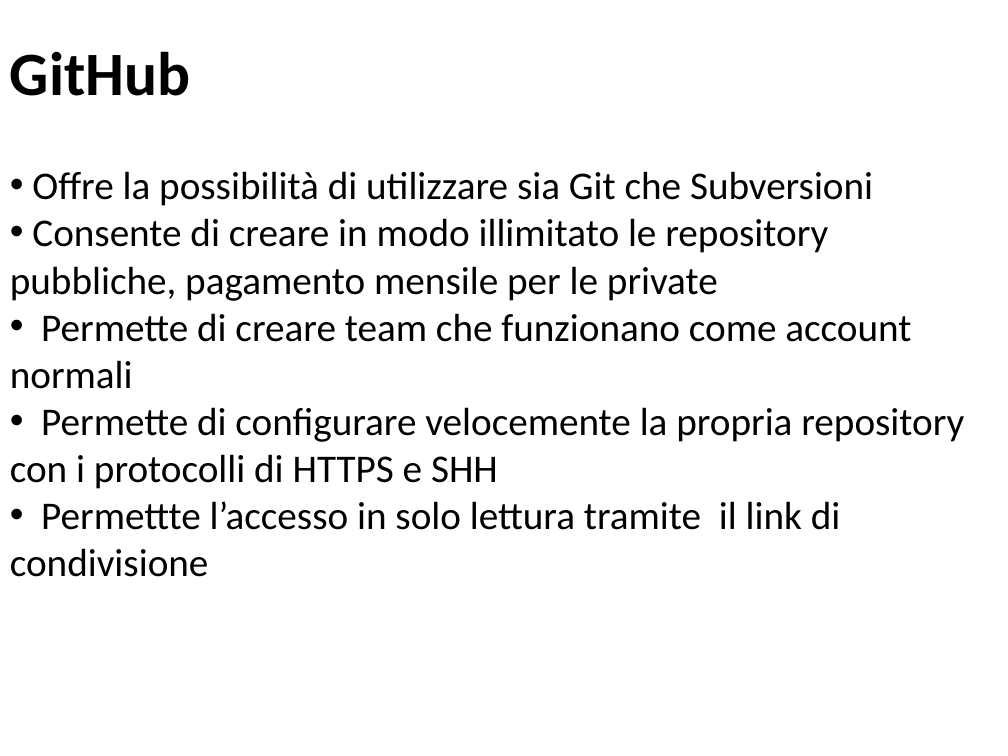
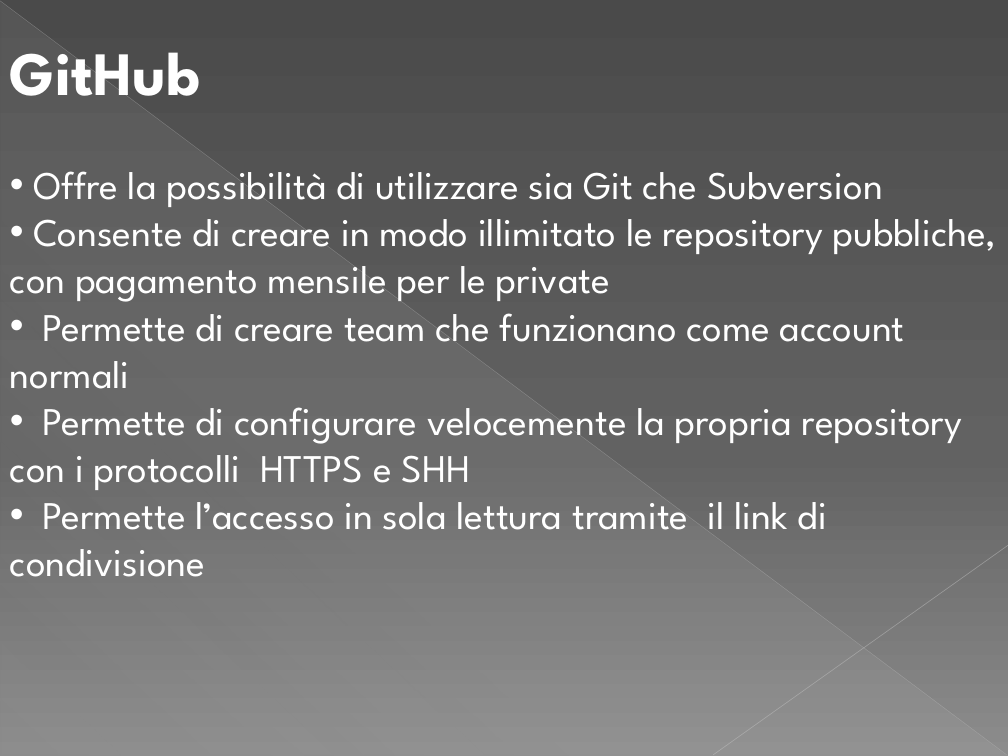
Before and after one commit to IlPep/PresentazioneLaurea, a slide deck: slide 14 of Presentazione tesi.pptx (slide 13 before the commit). Drawn at 1008x756 pixels with LibreOffice and Linux fonts; fonts in the diff are those of the drawing. Boxes give left, top, right and bottom in pixels: in the first picture for what was removed or moved away, otherwise in the second. Text is boxed around its words. In the diff, an @@ line names an element or a change of style, - is before the commit and + after.

```diff
--- a/Presentazione tesi.pptx
+++ b/Presentazione tesi.pptx
@@ background #FFFFFF to gradient #4A4A4A to #626262 to #8C8C8C @@
@@ text "GitHub" at [10, 52, 201, 96]: font Calibri to League Spartan, text colour #000000 to #FFFFFF @@
@@ line added from (0, 1) to (1007, 755), #BFBFBF 0.39 pt @@
@@ right triangle added at [1, 2, 1007, 756], fill gradient #D2D2D2 @@
@@ text at [10, 171, 997, 302]: text changed; font Calibri to League Spartan; text colour #000000 to #FFFFFF @@
-• Offre la possibilità di utilizzare sia Git che Subversioni
-• Consente di creare in modo illimitato le repository pubbliche, pagamento mensile per le private
+• Offre la possibilità di utilizzare sia Git che Subversion
+• Consente di creare in modo illimitato le repository pubbliche, con pagamento mensile per le private
@@ text at [10, 301, 905, 389]: font Calibri to League Spartan, text colour #000000 to #FFFFFF in "Permette di creare team che funzionano come ..." @@
@@ text at [10, 407, 962, 577]: text changed; font Calibri to League Spartan; text colour #000000 to #FFFFFF @@
-• Permette di configurare velocemente la propria repository con i protocolli di HTTPS e SHH
-• Permettte l’accesso in solo lettura tramite il link di condivisione
+• Permette di configurare velocemente la propria repository con i protocolli HTTPS e SHH
+• Permette l’accesso in sola lettura tramite il link di condivisione
@@ line added from (1008, 545) to (713, 755), #C6C6C6 0.47 pt @@
```
Also in this commit, not shown: 12 other slides changed, 4 slides added, 2 slides removed, 1 other file.
